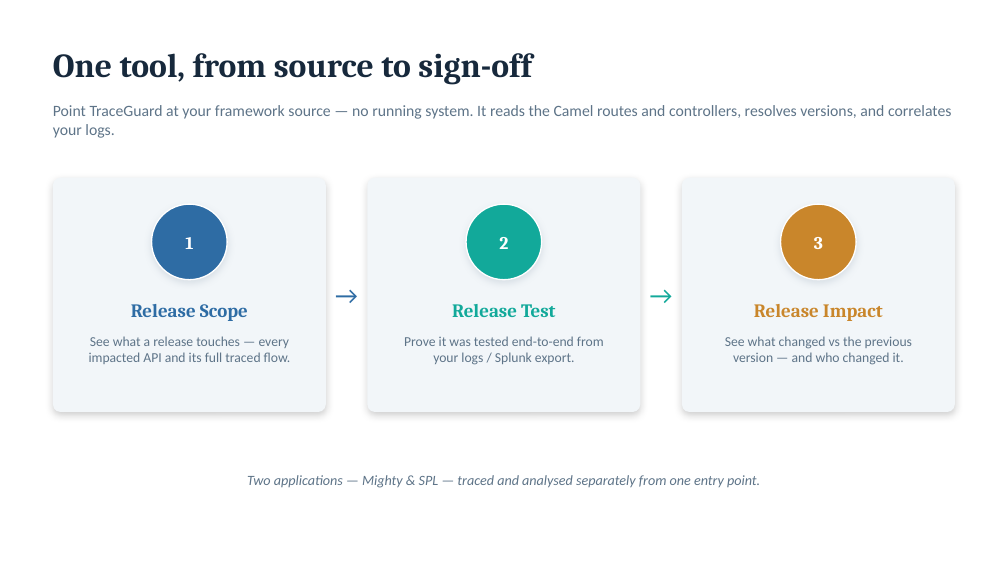
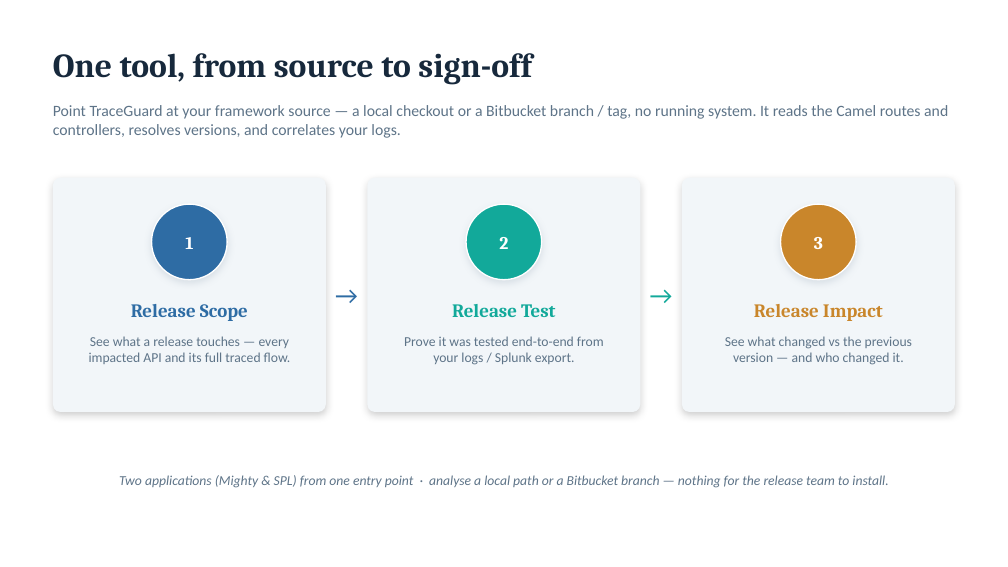
Before and after one commit to arjunramanjanappa/Camel-Routes-API-Tracing, a slide deck: slide 3 of docs/TraceGuard.pptx. Drawn at 1008x567 pixels with LibreOffice and Linux fonts; fonts in the diff are those of the drawing. Boxes give left, top, right and bottom in pixels: in the first picture for what was removed or moved away, otherwise in the second. Text is boxed around its words. In the diff, an @@ line names an element or a change of style, - is before the commit and + after.

```diff
--- a/docs/TraceGuard.pptx
+++ b/docs/TraceGuard.pptx
@@ text at [53, 105, 948, 138]: text changed @@
-Point TraceGuard at your framework source — no running system. It reads the Camel routes and controllers, resolves versions, and correlates your logs.
+Point TraceGuard at your framework source — a local checkout or a Bitbucket branch / tag, no running system. It reads the Camel routes and controllers, resolves versions, and correlates your logs.
@@ text at [119, 475, 888, 488]: text changed; size 13.5 to 13 pt @@
-Two applications — Mighty & SPL — traced and analysed separately from one entry point.
+Two applications (Mighty & SPL) from one entry point · analyse a local path or a Bitbucket branch — nothing for the release team to install.
```
Also in this commit, not shown: 1 other file.
